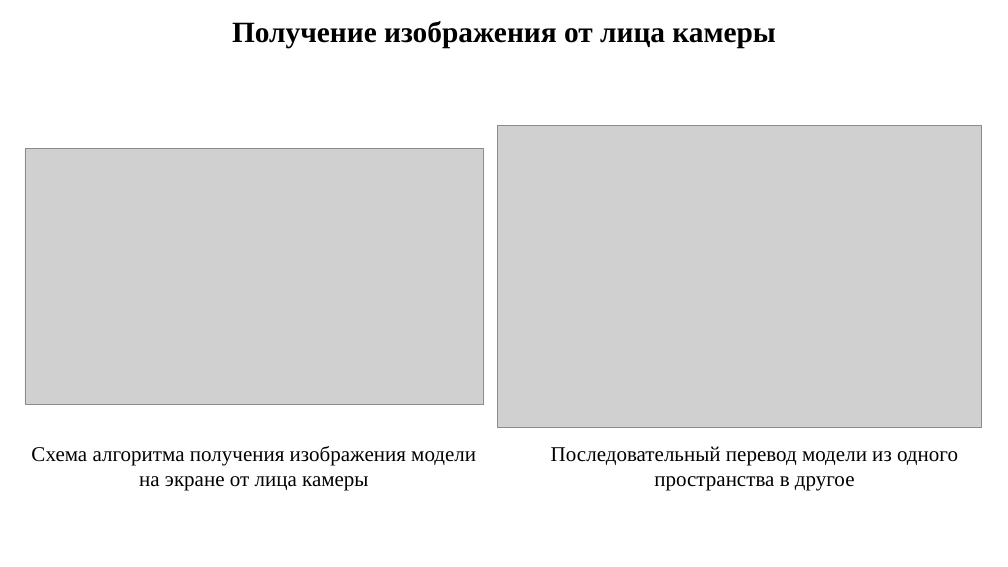
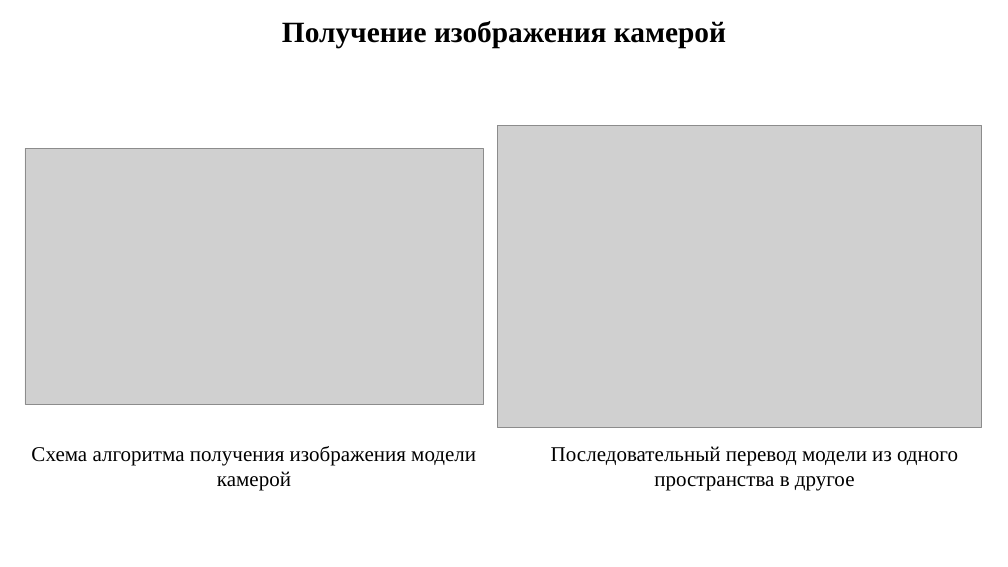
Before and after one commit to Kori-Tamashi/bmstu, a slide deck: slide 5 of course_works/computer_graphics/presentation/presentation.pptx. Drawn at 1008x567 pixels with LibreOffice and Linux fonts; fonts in the diff are those of the drawing; grey boxes stand for pictures. Boxes give left, top, right and bottom in pixels: in the first picture for what was removed or moved away, otherwise in the second. Text is boxed around its words. In the diff, an @@ line names an element or a change of style, - is before the commit and + after.

```diff
--- a/course_works/computer_graphics/presentation/presentation.pptx
+++ b/course_works/computer_graphics/presentation/presentation.pptx
@@ text at [282, 21, 726, 48]: text changed @@
-Получение изображения от лица камеры
+Получение изображения камерой
@@ text at [31, 446, 476, 490]: text changed @@
-Схема алгоритма получения изображения модели на экране от лица камеры
+Схема алгоритма получения изображения модели камерой
```
Also in this commit, not shown: 1 slide added, 1 slide removed, 11 other files.
